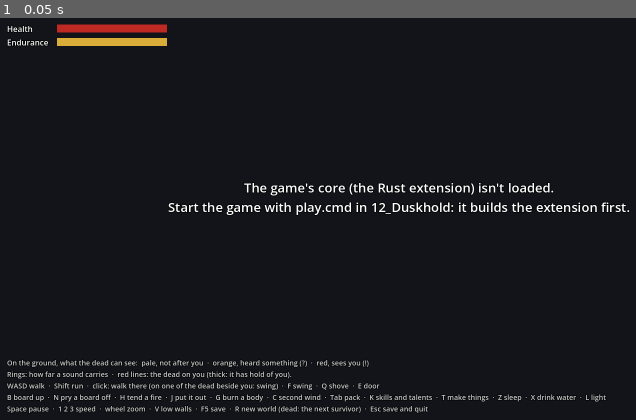
Above: before the commit, frame 1.
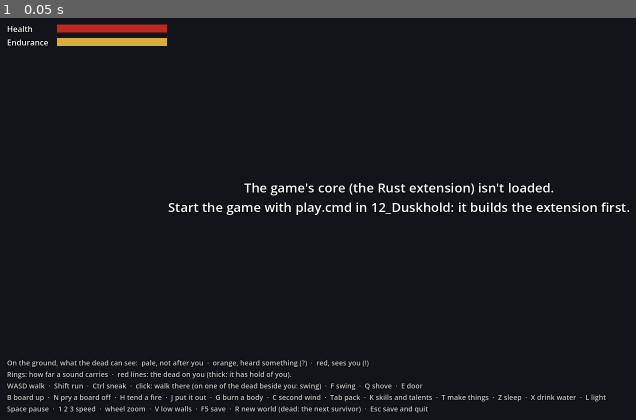
Above: after the commit, the same moment.

Repository: Mossenheimen/Duskhold
Game: Godot game, scene res://main.tscn
Same seed, same stepped clock (60 frames per second), same inputs: the game is played once before the commit and once after it.
Inputs:
- Up to frame 1 (0.05 s): no input

The runs differ from the first frame. In frame 1, 0.5% of the frame differs, in the area x 14-67%, y 90-93%.

Commit message:
Duskhold: sneaking
Ctrl to sneak: a stance at half pace, no running, footsteps that carry
less than half as far, and the dead see you only from half as far off
(right beside them, or in their darkvision, as ever). A blow on one of
the dead that's after nothing, from outside its sight cone, is a sneak
attack, sneaking or not: it always lands, for three times the harm.
Stealth, the eighth skill, grows by sneak attacks and by sneaking past
the dead unseen, and quickens the one and sharpens the other. You
crouch, and a moodle says so. Save format v18.

Co-Authored-By: Claude Opus 5.5 <noreply@anthropic.com>

Diff:
--- a/client/hud.gd
+++ b/client/hud.gd
@@ -6,7 +6,7 @@
 const LINE_LIFE := 6.0  # seconds a line of news stays
 const FLASH_LIFE := 0.6
 
-const CONTROLS := "WASD walk  ·  Shift run  ·  click: walk there (on one of the dead be …(391 unchanged characters)…
+const CONTROLS := "WASD walk  ·  Shift run  ·  Ctrl sneak  ·  click: walk there (on one of the dead be …(391 unchanged characters)…
 const LEGEND := "On the ground, what the dead can see:  pale, not after you  ·  orange, heard something (?)  ·  red, sees you (!)\nRings: how far a sound carries  ·  red lines: the dead on you (thick: it has hold of you)."
 
 ## The moodles, by DuskWorld.character_moodles() code: a name for each level, what it does to
@@ -45,6 +45,7 @@
 	[["Head wound", "Bad head wound"],
 		["your aim, and how far you see, a little worse  ·  dress it: Tab",
 			"your aim and how far you see, worse  ·  dress it: Tab"], 0],
+	[["Sneaking"], ["slower, quieter, seen only from nearer  ·  from behind, a sneak attack  ·  Ctrl to stand"], -1],
 ]
 const SEVERITY: Array[Color] = [Color(0.95, 0.85, 0.45), Color(1.0, 0.6, 0.25), Color(1.0, 0.3, 0.25)]
 const RESTFUL := Color(0.6, 0.72, 1.0)
@@ -154,7 +155,7 @@
 		dead = "  ·  the dead %d%%" % roundi(pressure[0] / 10.0)
 	var weather: String = ["", "  ·  rain", "  ·  heavy rain"][clampi(rain, 0, 2)]
 	var inside := "" if place.is_empty() else "  ·  in %s" % place
-	_state.text = "DUSKHOLD  ·  new: barrows and their wights\n%s%s%s  ·  Seed %d  ·  %d×%s%s" % [
+	_state.text = "DUSKHOLD  ·  new: sneaking\n%s%s%s  ·  Seed %d  ·  %d×%s%s" % [
 		time_of_day(clock), inside, weather, world_seed, speed, dead, _countdown(tolling)]
 	_paused.visible = paused
 
--- a/client/main.gd
+++ b/client/main.gd
@@ -122,6 +122,7 @@
 const RESISTED := 79
 const CRAFTED := 80
 const BROKE_DOWN := 81
+const SNEAK_ATTACK := 83
 ## Rain streaks falling round the camera, by DuskWorld.rain() (dry, rain, heavy).
 const RAIN_DROPS := [0, 700, 1800]
 ## What your own timed actions are called, by DuskWorld.actor_actions() kind (5 on).
@@ -358,6 +359,9 @@
 	_light_the_sky(dusk.daylight())
 	_hold_up_light()
 	_light_the_fires()
+	# Sneaking, you crouch.
+	if me >= 0 and me < actors.size():
+		actors[me].scale.y = 0.72 if dusk.is_sneaking() and not dead else 1.0
 	_let_it_rain()
 	_move_camera(delta)
 	map_view.update(focus)
@@ -467,6 +471,8 @@
 		skills.toggle()
 	elif event.is_action_pressed("craft") and not dead:
 		craft.toggle()
+	elif event.is_action_pressed("sneak") and not dead:
+		dusk.set_sneaking(not dusk.is_sneaking())
 	elif event.is_action_pressed("low_walls"):
 		low_walls = not low_walls
 		map_view.set_low_walls(low_walls)
@@ -982,6 +988,9 @@
 			RISEN:
 				# Your old body: you'd want to know, seen or not.
 				hud.say("Midnight. %s's body rises as a revenant, in the gear it fell in." % dusk.actor_name(who))
+			SNEAK_ATTACK:
+				if who == me:
+					hud.say("A sneak attack! %s never knew you were there." % _a(target))
 			CRAFTED:
 				if who == me and extra * 2 < recipe_texts.size():
 					hud.say("You made a %s." % recipe_texts[extra * 2])
@@ -1374,6 +1383,7 @@
 		"tend_fire": [KEY_H],
 		"smother_fire": [KEY_J],
 		"craft": [KEY_T],
+		"sneak": [KEY_CTRL],
 		"restart": [KEY_R],
 		"save": [KEY_F5],
 		"quit": [KEY_ESCAPE],
@@ -1460,6 +1470,8 @@
 				craft.toggle()
 			"breakdown":
 				dusk.break_down()
+			"sneak":
+				dusk.set_sneaking(not dusk.is_sneaking())
 			"save":
 				_save("Saved.")
 			"board":
Not shown, changed: ARCHITECTURE.md
Not shown, changed: CLAUDE.md
Not shown, changed: CONCEPT.md
Not shown, changed: crates/dusk-cli/src/main.rs
Not shown, changed: crates/dusk-core/src/actor.rs
Not shown, changed: crates/dusk-core/src/combat.rs
Not shown, changed: crates/dusk-core/src/lib.rs
Not shown, changed: crates/dusk-core/src/needs.rs
Not shown, changed: crates/dusk-core/src/rare.rs
Not shown, changed: crates/dusk-core/src/save.rs
Not shown, changed: crates/dusk-core/src/skills.rs
Not shown, added: crates/dusk-core/src/stealth.rs
(and 10 more such lines)
